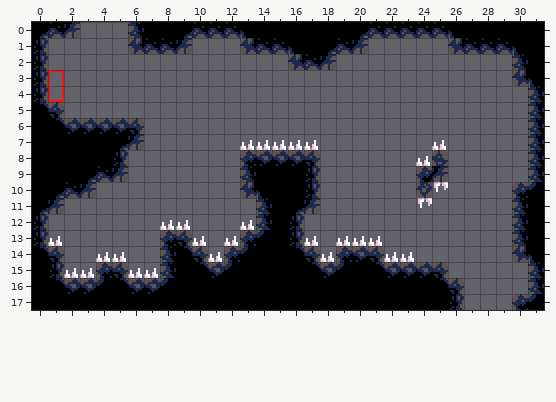
Tiled map, stored at Assets/Tiles/Level3.tmx. Above is the file before it was changed.
Cells are 8x8 px. Shown: x 0..31, y 0..17.
After:
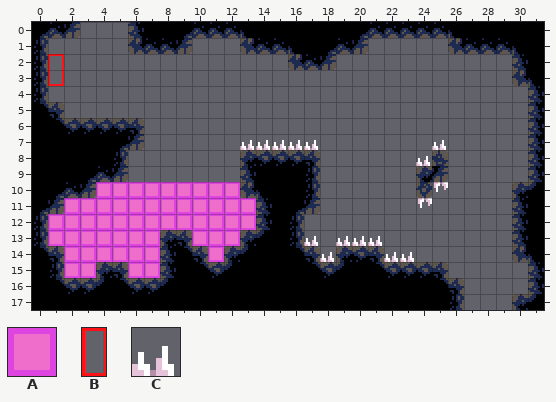
Key: from "Lava": A 18; from "Mechanics": B 3 "Spawn"; from "Spikes": C 0 "SpikeUp".
_ is an empty cell, . an unchanged one.
Objects are placed by their top-left corner, in cells (3,4 is the top-left corner of cell 3,4); size is 1x1 cell unless given.
Tiles of an added or newly shown layer are drawn over the layers below it.
Diff:
--- layer "Lava" (added)
@@ x 1..13 @@
-10 ..._________.
-11 .____________
-12 _____________
-13 _______..___.
-14 .______..._..
-15 .__..__......
+10 ...AAAAAAAAA.
+11 .AAAAAAAAAAAA
+12 AAAAAAAAAAAAA
+13 AAAAAAA..AAA.
+14 .AAAAAA...A..
+15 .AA..AA......
--- layer "Mechanics"
-B "Spawn" at 1,3 size 1x2
+B "Spawn" at 1,2 size 1x2
-C "SpikeUp" at 9,12
-C "SpikeUp" at 9,12
-C "SpikeUp" at 9,12
-C "SpikeUp" at 9,12
-C "SpikeUp" at 9,12
-C "SpikeUp" at 9,12
-C "SpikeUp" at 8,12
-C "SpikeUp" at 13,12
-C "SpikeUp" at 12,13
-C "SpikeUp" at 10,13
-C "SpikeUp" at 1,13
-C "SpikeUp" at 4,14
-C "SpikeUp" at 4,14
-C "SpikeUp" at 4,14
-C "SpikeUp" at 5,14
-C "SpikeUp" at 5,14
-C "SpikeUp" at 5,14
-C "SpikeUp" at 11,14
-C "SpikeUp" at 7,15
-C "SpikeUp" at 6,15
-C "SpikeUp" at 2,15
-C "SpikeUp" at 3,15
